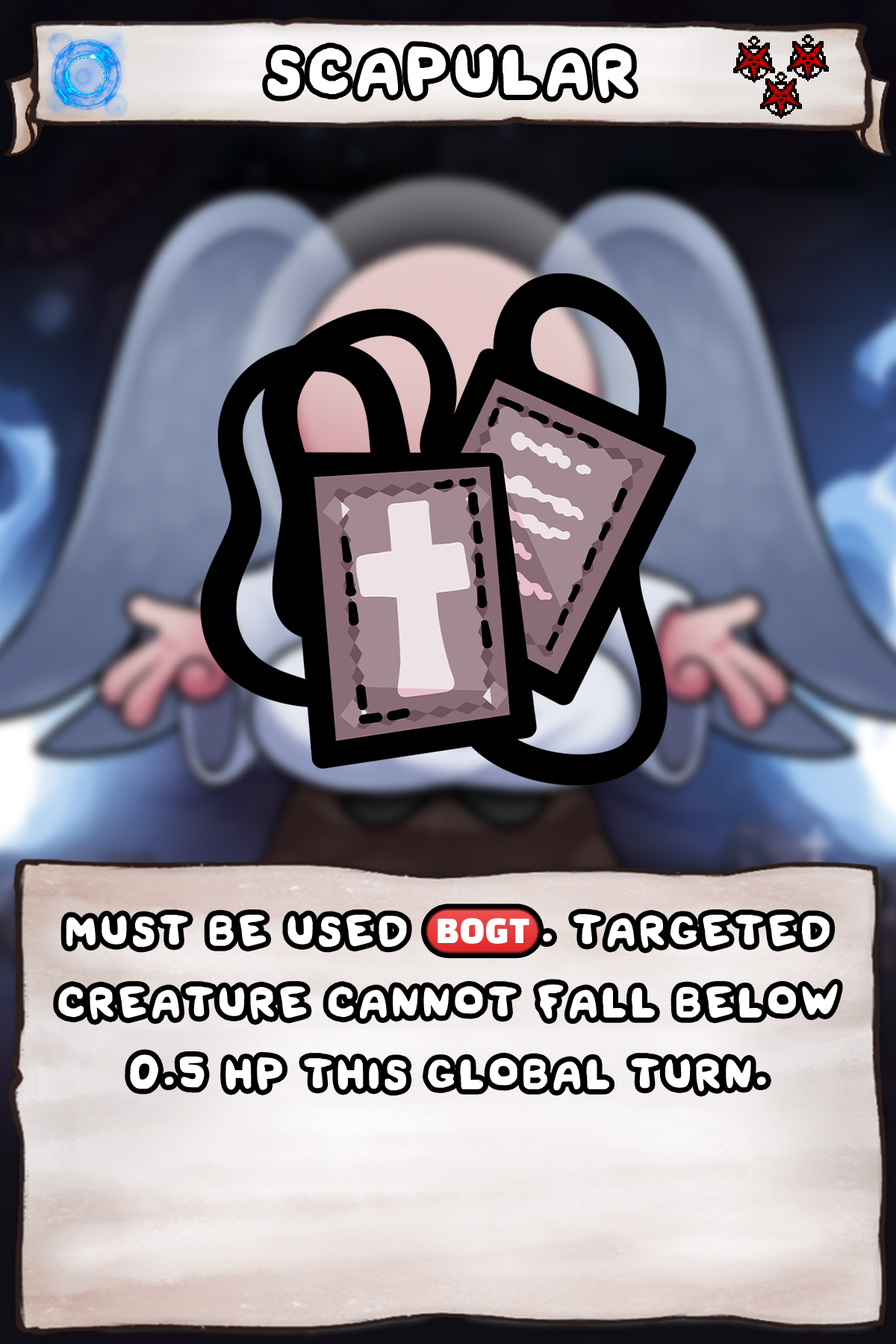
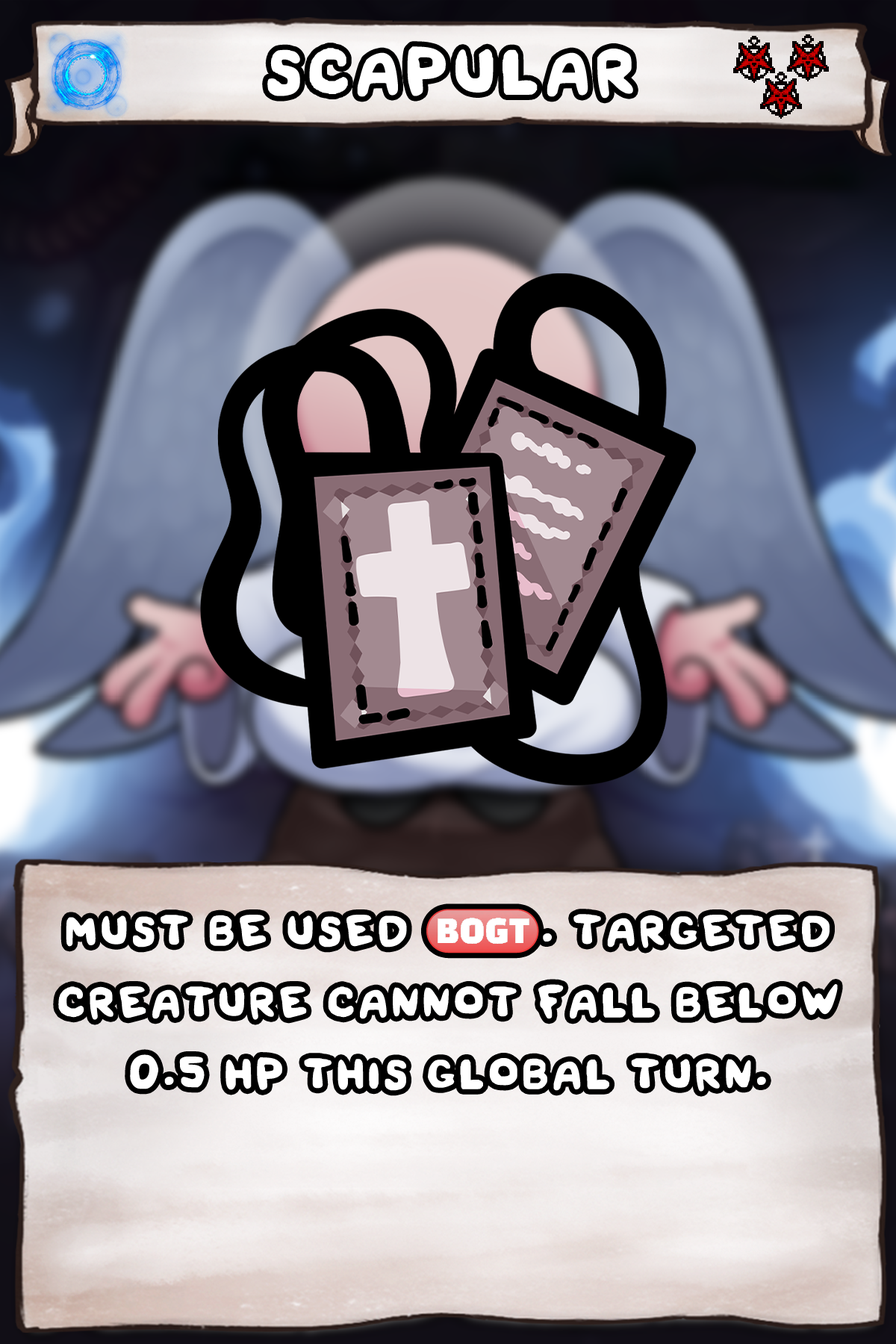
Two versions of the same layered image (896x1344). Layer-by-layer changes:
removed layer "Ability FX: (BOGT)" over [426, 908, 539, 954]
